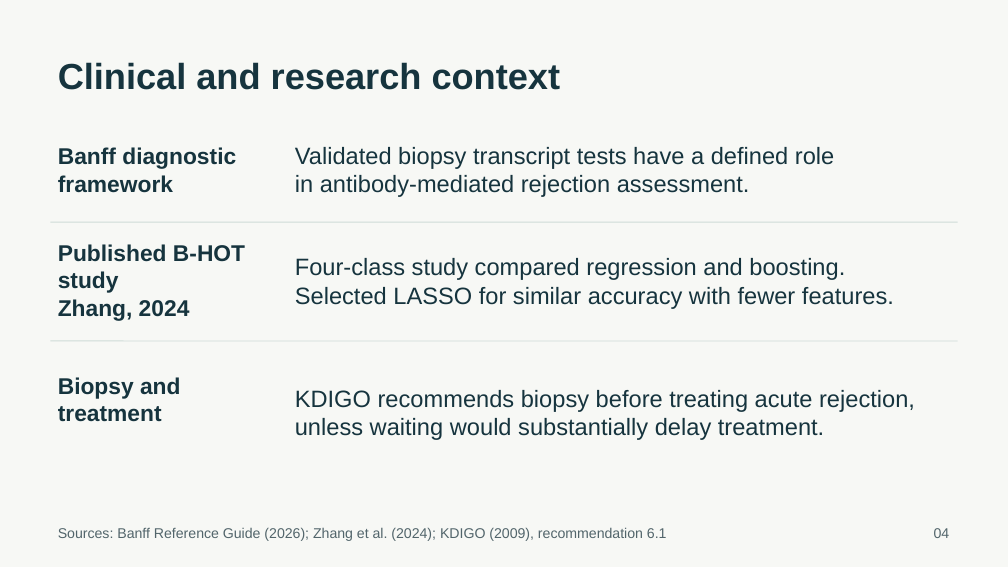
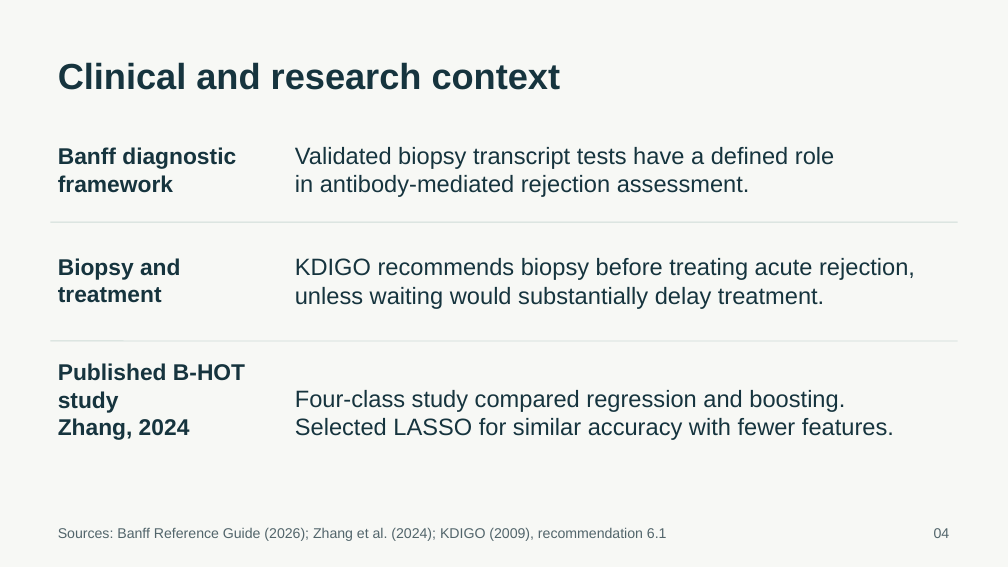
Before and after one commit to ca34525/Kidney-Biopsy-Rejection-Classifier, a slide deck: slide 4 of presentation/unos_kidney_biopsy.pptx. Drawn at 1008x567 pixels with LibreOffice and Linux fonts; fonts in the diff are those of the drawing. Boxes give left, top, right and bottom in pixels: in the first picture for what was removed or moved away, otherwise in the second. Text is boxed around its words. In the diff, an @@ line names an element or a change of style, - is before the commit and + after.

```diff
--- a/presentation/unos_kidney_biopsy.pptx
+++ b/presentation/unos_kidney_biopsy.pptx
@@ text at [58, 258, 180, 303]: text changed @@
-Published B-HOT study
-Zhang, 2024
+Biopsy and
+treatment
@@ text at [295, 258, 915, 309]: text changed @@
-Four-class study compared regression and boosting.
-Selected LASSO for similar accuracy with fewer features.
+KDIGO recommends biopsy before treating acute rejection,
+unless waiting would substantially delay treatment.
@@ text at [58, 363, 245, 440]: text changed @@
-Biopsy and
-treatment
+Published B-HOT study
+Zhang, 2024
@@ text at [295, 390, 894, 440]: text changed @@
-KDIGO recommends biopsy before treating acute rejection,
-unless waiting would substantially delay treatment.
+Four-class study compared regression and boosting.
+Selected LASSO for similar accuracy with fewer features.
```
Also in this commit, not shown: 7 other files.
